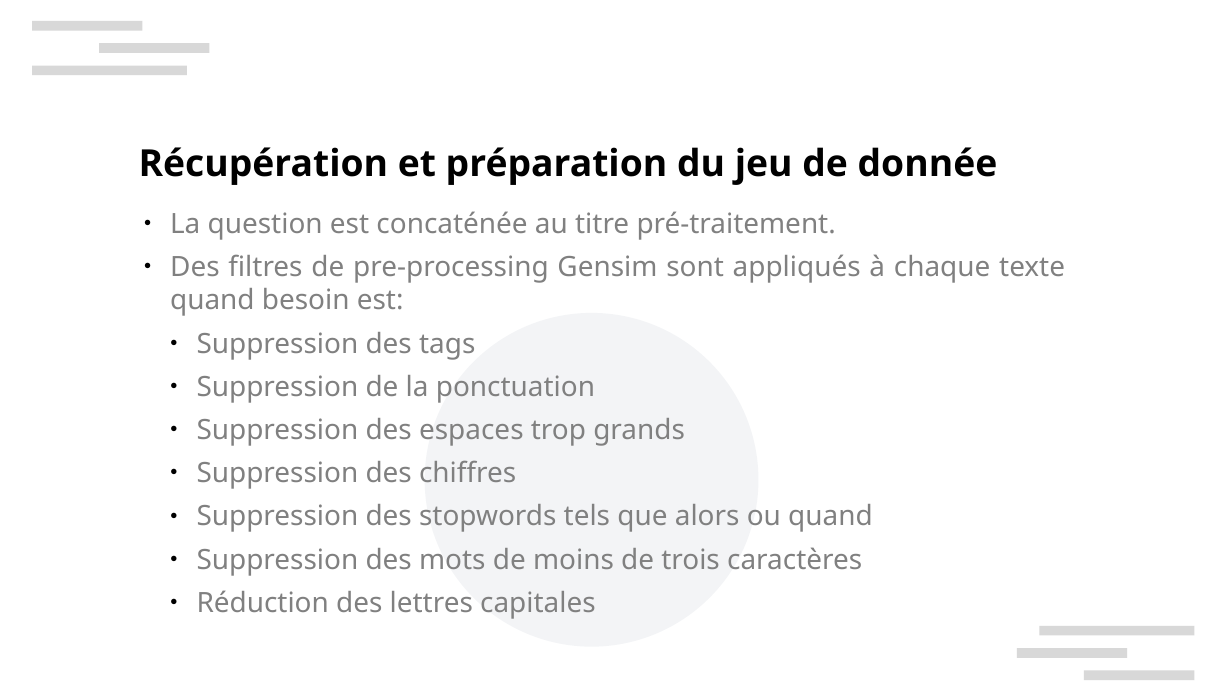
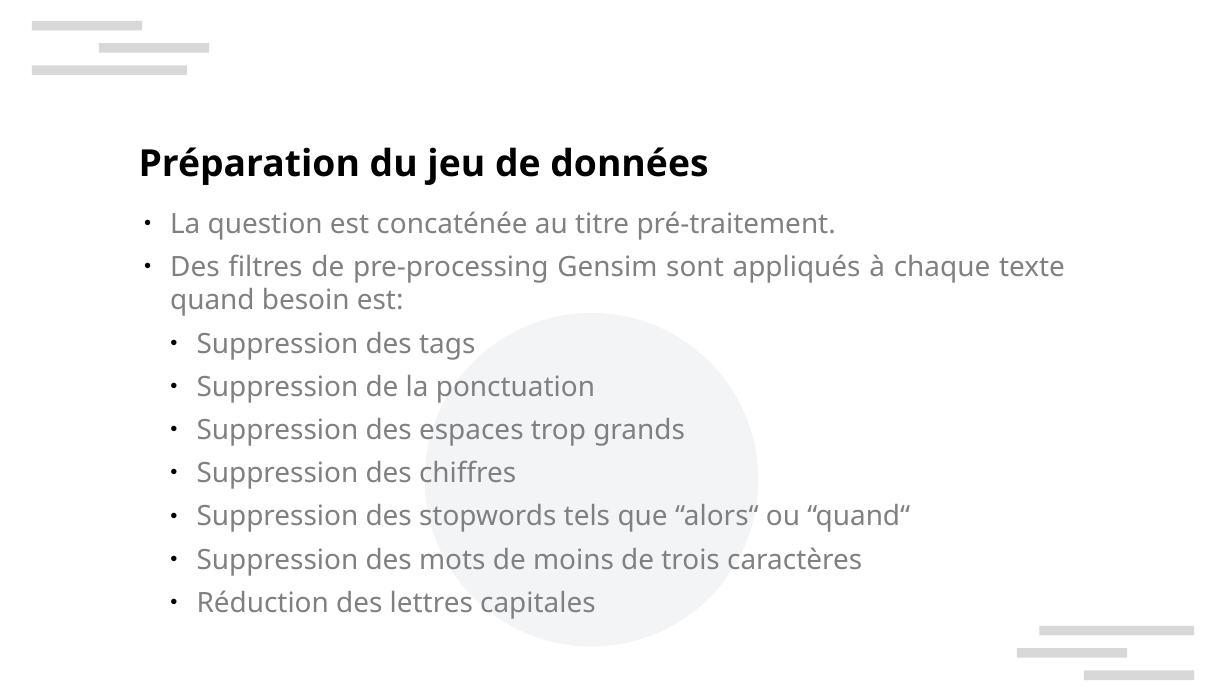
Before and after one commit to xbarrelet/ml-project-5, a slide deck: slide 9 of Barrelet_Xavier_7_presentation_082024.pptx. Drawn at 1232x693 pixels with LibreOffice and Linux fonts; fonts in the diff are those of the drawing; background and template pictures are left out. Boxes give left, top, right and bottom in pixels: in the first picture for what was removed or moved away, otherwise in the second. Text is boxed around its words. In the diff, an @@ line names an element or a change of style, - is before the commit and + after.

```diff
--- a/Barrelet_Xavier_7_presentation_082024.pptx
+++ b/Barrelet_Xavier_7_presentation_082024.pptx
@@ text at box(139, 147, 708, 185): text changed @@
-Récupération et préparation du jeu de donnée
+Préparation du jeu de données
@@ text at box(197, 504, 910, 532): text changed @@
-  ● Suppression des stopwords tels que alors ou quand
+  ● Suppression des stopwords tels que “alors“ ou “quand“
```
Also in this commit, not shown: 9 other slides changed, 6 other files.
